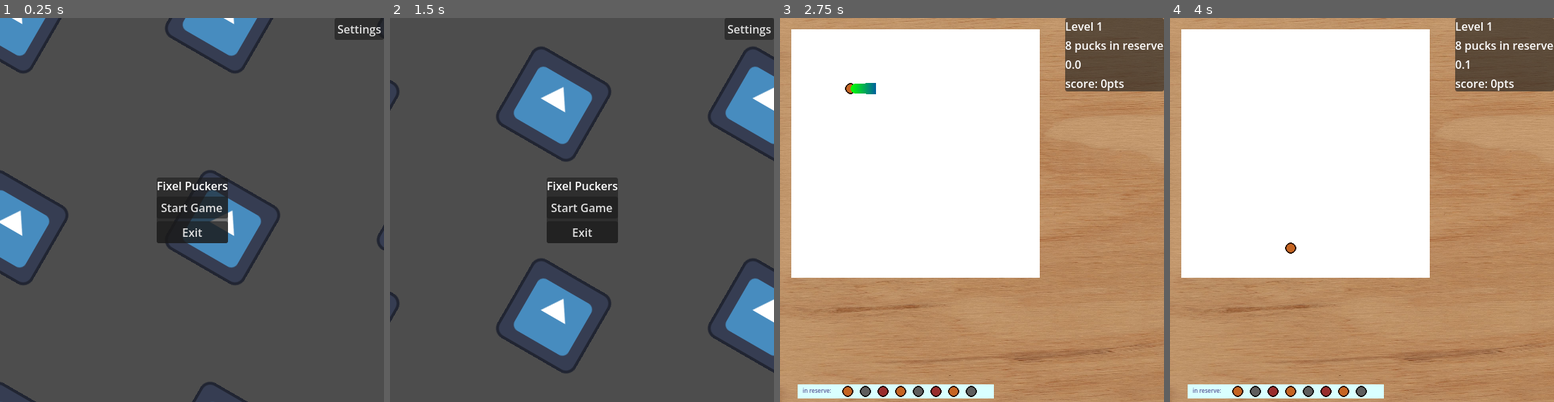
Above: before the commit, frames 1-4 (left to right).
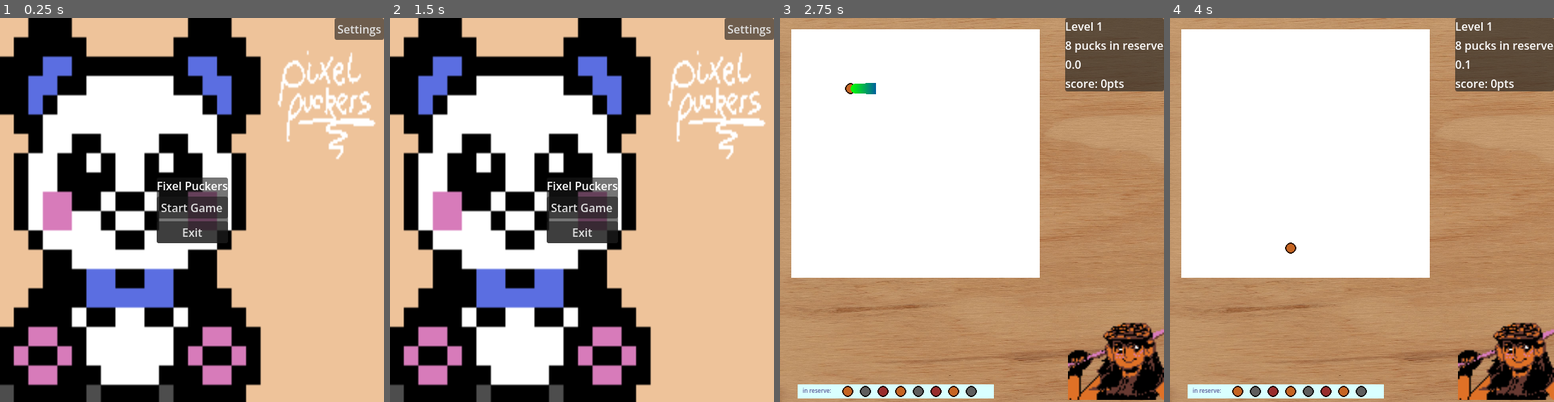
Above: after the commit, the same moments.

Repository: autumn-heights/levelherup-jam-2026
Game: Godot game, scene res://scenes/UI/splash_screen.tscn
The game is run twice, just before and just after one commit, with the same random seed, the same clock (stepped at 60 frames per second) and the same inputs. The engine's default icon, where the game draws it, is replaced by a stand-in: a white triangle on a blue panel in a dark square.
Inputs (mouse positions are in pixels of both pictures, inside the frame that each line leads up to):
- Up to frame 1 (0.25 s): no input
- Up to frame 2 (1.5 s): click "Settings" at 0.5 s; click "Return" at 1.25 s
- Up to frame 3 (2.75 s): click "Start Game" at 2 s
- Up to frame 4 (4 s): tap Enter at 2.75 s; move the mouse to (1446, 190) at 2.77 s; press the mouse at (1446, 190) at 2.78 s; tap Space at 3.5 s; move the mouse to (1285, 229) at 3.52 s; release the mouse at (1285, 229) at 3.53 s; click (1285, 229) at 3.6 s

The runs differ from the first frame. In frame 1, 98% of the frame differs, in the area x 0-100%, y 0-100%; in frame 2, 98%; in frame 3, 3.8%; in frame 4, 3.8%.

Commit message:
export set

Diff:
--- a/fill-bucket-golf/scenes/UI/splash_screen.gd
+++ b/fill-bucket-golf/scenes/UI/splash_screen.gd
@@ -3,7 +3,7 @@
 
 var sprite_rotation_deg = 30
 var scroll_speed = 200
-var sprite_spacing = 300
+var sprite_spacing = 60
 @onready var parallax_2d: Parallax2D = $Parallax2D
 @onready var parallax_sprite: Sprite2D = $Parallax2D/Parallax_sprite
 
--- a/fill-bucket-golf/scenes/UI/splash_screen.tscn
+++ b/fill-bucket-golf/scenes/UI/splash_screen.tscn
@@ -1,18 +1,26 @@
 [gd_scene format=3 uid="uid://byvra88jh0quv"]
 
 [ext_resource type="Script" uid="uid://d3cc7cwayqnhn" path="res://scenes/UI/splash_screen.gd" id="1_qn6m8"]
-[ext_resource type="Texture2D" uid="uid://5we87c2u6apx" path="res://icon.svg" id="2_u5mgf"]
+[ext_resource type="Texture2D" uid="uid://ct467fw6h3j4b" path="res://ART/cat.png" id="2_u5mgf"]
 [ext_resource type="AudioStream" uid="uid://dltv4f4qs1fve" path="res://ART/GolfLoop1.wav" id="3_u5mgf"]
+[ext_resource type="Texture2D" uid="uid://b5udjgdpsvhjg" path="res://ART/cover-image.png" id="4_xiaqw"]
 
 [node name="SplashScreen" type="CanvasLayer" unique_id=1831439161]
 script = ExtResource("1_qn6m8")
 
+[node name="CoverImage" type="Sprite2D" parent="." unique_id=1009513521]
+position = Vector2(271.5, 273.49997)
+scale = Vector2(2.0566037, 2.735)
+texture = ExtResource("4_xiaqw")
+
 [node name="Parallax2D" type="Parallax2D" parent="." unique_id=1705374465]
+visible = false
 repeat_size = Vector2(200, 200)
 autoscroll = Vector2(300, 30)
-repeat_times = 11
+repeat_times = 30
 
 [node name="Parallax_sprite" type="Sprite2D" parent="Parallax2D" unique_id=1001635269]
+modulate = Color(1, 1, 1, 0.5058824)
 rotation = 0.5235988
 texture = ExtResource("2_u5mgf")
 
@@ -54,6 +62,7 @@
 text = "Settings"
 
 [node name="Settings" type="Control" parent="." unique_id=440578215]
+visible = false
 layout_mode = 3
 anchors_preset = 15
 anchor_right = 1.0
--- a/fill-bucket-golf/scenes/world.tscn
+++ b/fill-bucket-golf/scenes/world.tscn
@@ -8,6 +8,7 @@
 [ext_resource type="Script" uid="uid://dpf4n35y738ly" path="res://scenes/borders.gd" id="3_71j4m"]
 [ext_resource type="PackedScene" uid="uid://cxwry3wfpwcdb" path="res://scenes/UI/canvas_layer.tscn" id="4_k0juu"]
 [ext_resource type="AudioStream" uid="uid://dltv4f4qs1fve" path="res://ART/GolfLoop1.wav" id="8_4mrxx"]
+[ext_resource type="Texture2D" uid="uid://dmsf3u8g6ipo2" path="res://ART/mascot.png" id="9_7r4gi"]
 
 [node name="World" type="Node2D" unique_id=90205617]
 script = ExtResource("1_rwgxs")
@@ -50,3 +51,8 @@
 stream = ExtResource("8_4mrxx")
 pitch_scale = 1.2
 autoplay = true
+
+[node name="Mascot" type="Sprite2D" parent="." unique_id=1206831945]
+position = Vector2(476, 473)
+scale = Vector2(2.2666667, 2.2666667)
+texture = ExtResource("9_7r4gi")
Binary file added: fill-bucket-golf/ART/cover-image.png
Not shown, added: fill-bucket-golf/ART/cover-image.png.import
Binary file added: fill-bucket-golf/ART/mascot.png
Not shown, added: fill-bucket-golf/ART/mascot.png.import
Not shown, added: fill-bucket-golf/WebExports/fill-bucket-golf.apple-touch-icon.png.import
Not shown, added: fill-bucket-golf/WebExports/fill-bucket-golf.icon.png.import
Not shown, added: fill-bucket-golf/WebExports/fill-bucket-golf.png.import
Not shown, changed: fill-bucket-golf/export_presets.cfg
Not shown, added: Versions/FixelPuckers_R2.rar
Not shown, added: Versions/R2/fill-bucket-golf.pck
